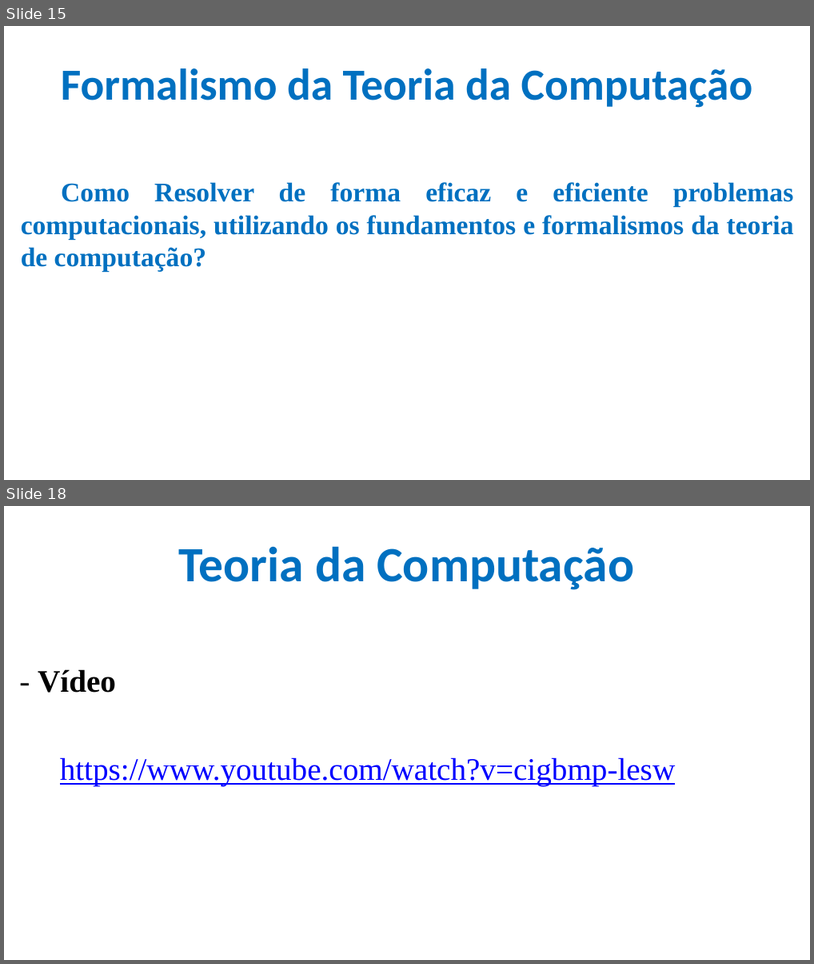
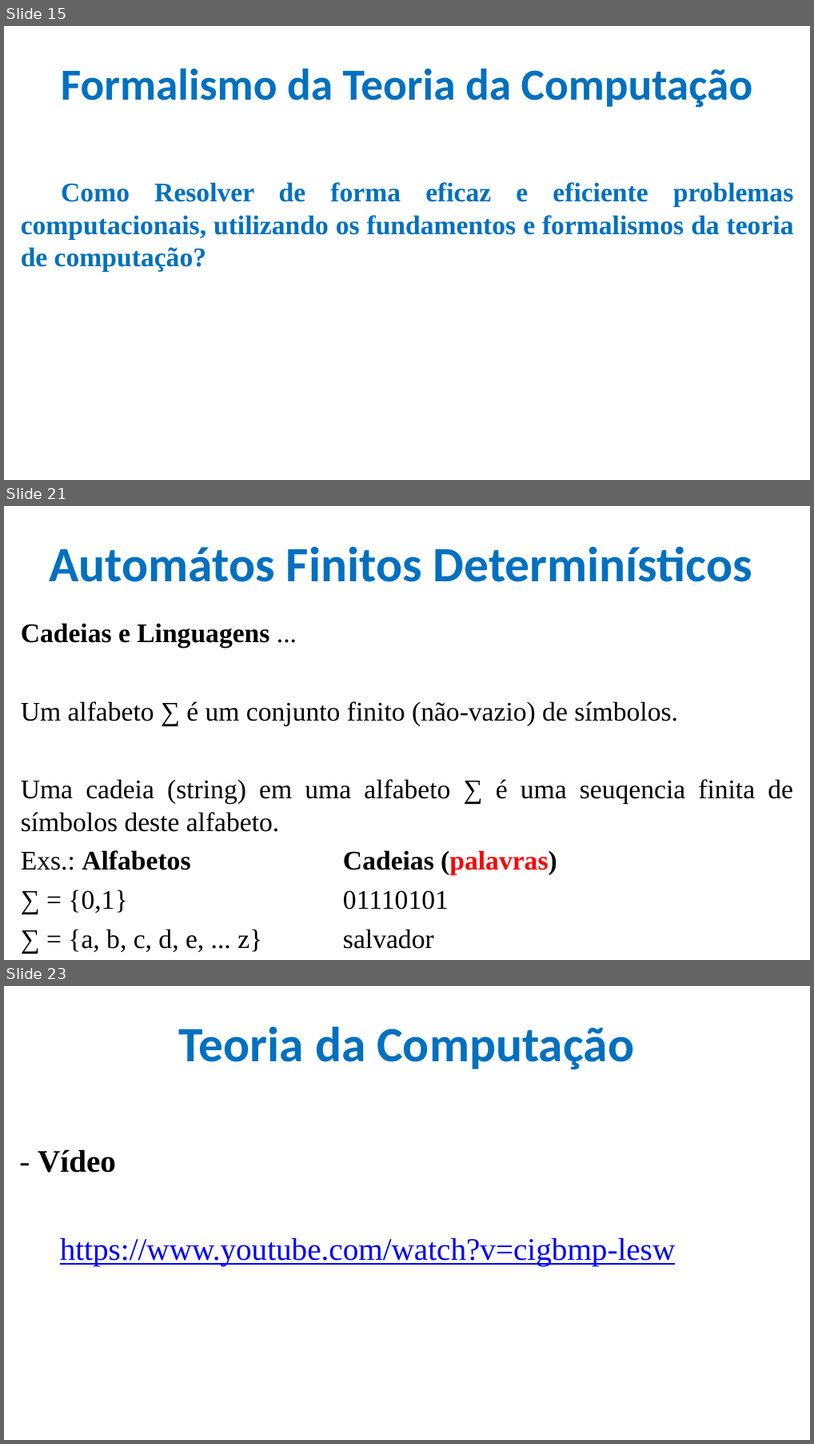
Before and after one commit to CloudEducationBrazil/WydenTeoriaCompiladores, a slide deck: 01 Classes/Aula 01 Teoria de Compiladores.pptx. Shown one above the other, each under a label of ours: slides 15 and 18 before the commit, slides 15, 21 and 23 after it; the slides between them are not shown. The pictures are 814x964 and 814x1444 pixels, drawn with LibreOffice and Linux fonts; fonts in the diff are those of the drawing; background and template pictures are left out. Boxes give left, top, right and bottom in pixels: in the first picture for what was removed or moved away, otherwise in the second. Text is boxed around its words. In the diff, an @@ line names an element or a change of style, - is before the commit and + after.

Commit message:
Linguagens formais

```diff
--- a/01 Classes/Aula 01 Teoria de Compiladores.pptx
+++ b/01 Classes/Aula 01 Teoria de Compiladores.pptx
@@ slide 21 added at bbox=[4, 506, 810, 960], background picture (left out) @@
@@ title added at bbox=[50, 546, 753, 582], 44 pt, text #0070C0, bold @@
+Automátos Finitos Determinísticos
@@ text added at bbox=[21, 623, 794, 952], 24 pt, text #000000 @@
+Cadeias e Linguagens ...
+Um alfabeto ∑ é um conjunto finito (não-vazio) de símbolos.
+Uma cadeia (string) em uma alfabeto ∑ é uma seuqencia finita de símbolos deste alfabeto.
+Exs.: Alfabetos Cadeias (palavras)
+∑ = {0,1} 01110101
+∑ = {a, b, c, d, e, ... z} salvador
@@ what was slide 18 is now slide 23 @@
```
Also in this commit, not shown: 1 slide changed, 4 other slides added.
